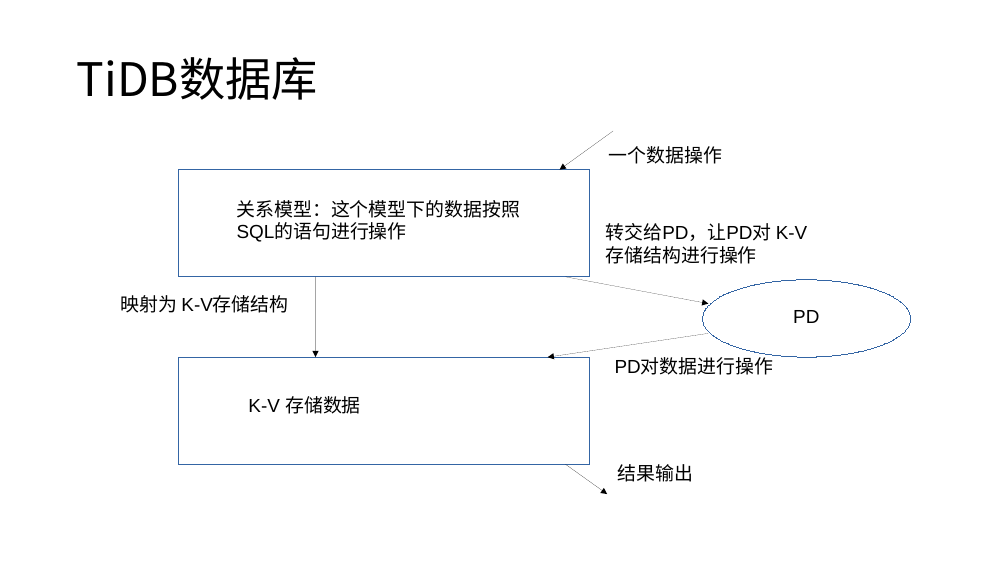
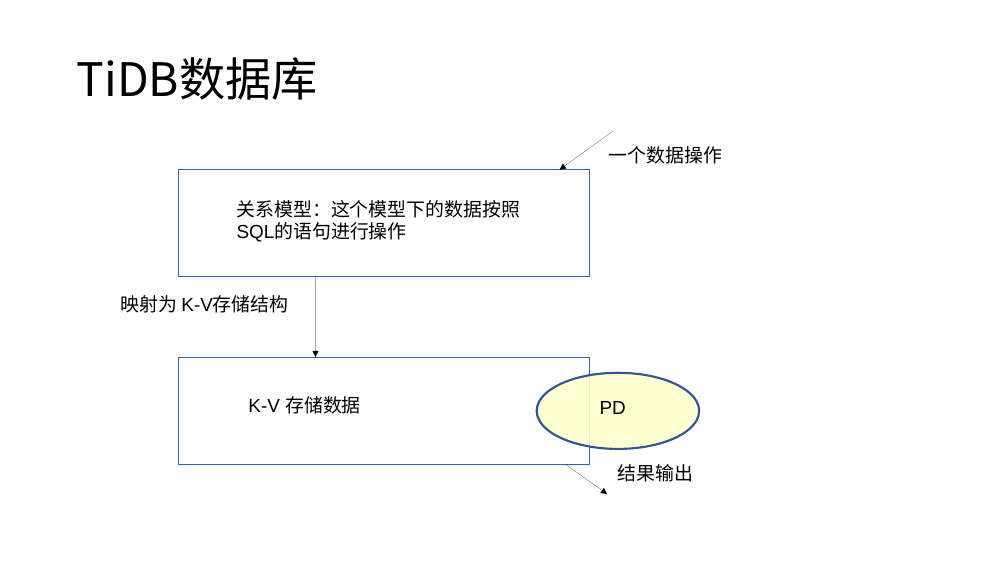
Before and after one commit to Doris404/Study-paper-channel, a slide deck: slide 4 of Chai' project/study material/notes/TiDB项目.pptx (slide 5 before the commit). Drawn at 1008x567 pixels with LibreOffice and Linux fonts; fonts in the diff are those of the drawing. Boxes give left, top, right and bottom in pixels: in the first picture for what was removed or moved away, otherwise in the second. Text is boxed around its words. In the diff, an @@ line names an element or a change of style, - is before the commit and + after.

```diff
--- a/Chai' project/study material/notes/TiDB项目.pptx
+++ b/Chai' project/study material/notes/TiDB项目.pptx
@@ text removed at (x1=606, y1=223, x2=807, y2=241) @@
-转交给PD，让PD对 K-V存储结构进行操作
@@ arrow removed from (566, 277) to (709, 304) @@
@@ ellipse removed at (x1=702, y1=280, x2=911, y2=357) @@
@@ arrow removed from (709, 333) to (547, 357) @@
@@ text removed at (x1=615, y1=359, x2=774, y2=375) @@
-PD对数据进行操作
@@ ellipse added at (x1=537, y1=373, x2=699, y2=449), fill #FFFFCC at 89% opacity, outline #325491 2 pt @@
@@ text "PD" moved from (x1=793, y1=310, x2=819, y2=323) to (x1=600, y1=401, x2=626, y2=414) @@
```
Also in this commit, not shown: 3 other slides changed, 5 slides added, 4 slides removed, 12 other files.
